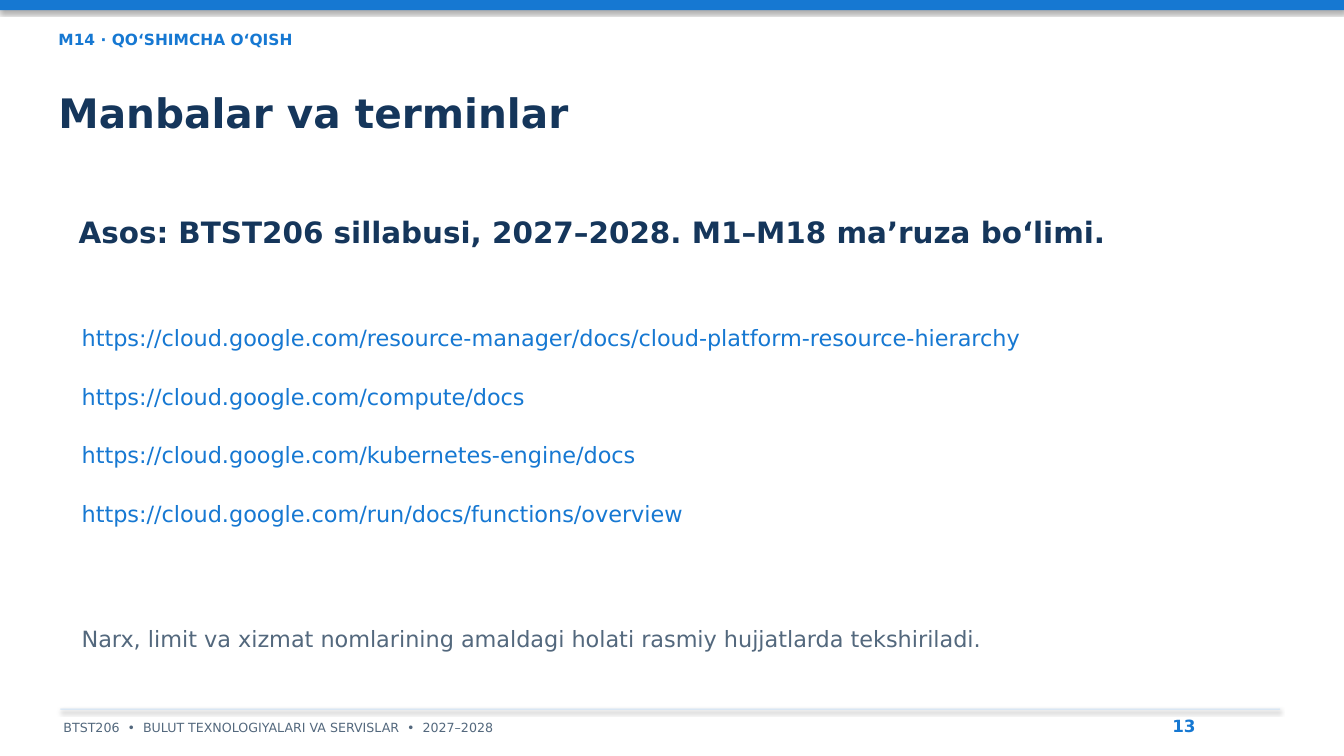
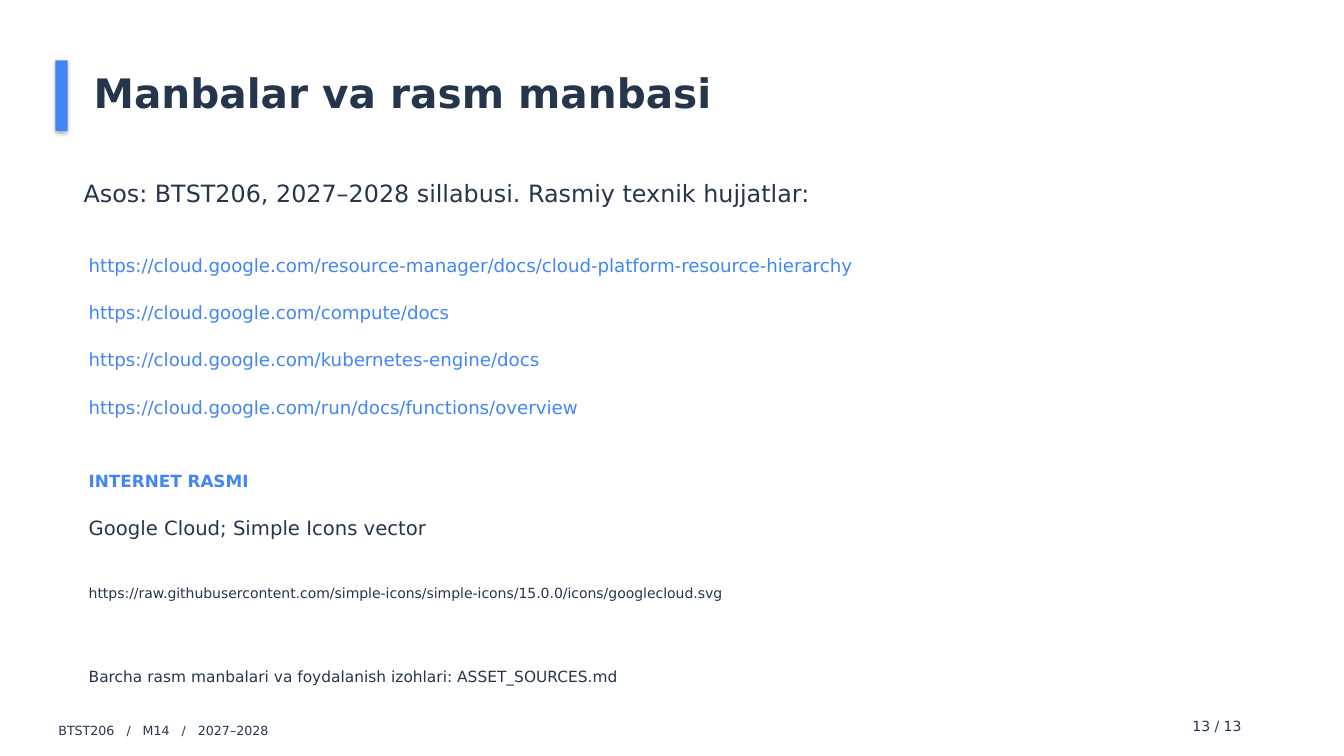
Before and after one commit to all1991here-dot/prezentatsiyalar, a slide deck: slide 13 of PPTX/M14_Prezentatsiya.pptx. Drawn at 1344x756 pixels with LibreOffice and Linux fonts; fonts in the diff are those of the drawing. Boxes give left, top, right and bottom in pixels: in the first picture for what was removed or moved away, otherwise in the second. Text is boxed around its words. In the diff, an @@ line names an element or a change of style, - is before the commit and + after.

Commit message:
Redesign 18 lecture decks with distinct styles and sourced online images

```diff
--- a/PPTX/M14_Prezentatsiya.pptx
+++ b/PPTX/M14_Prezentatsiya.pptx
@@ rectangle removed at bbox=[0, 0, 1344, 10] @@
@@ text removed at bbox=[58, 33, 293, 48] @@
-M14 · QO‘SHIMCHA O‘QISH
@@ rectangle added at bbox=[55, 60, 68, 131], fill #4285F4 @@
@@ text at bbox=[94, 77, 711, 109]: text changed; text colour #15365B to #25364C @@
-Manbalar va terminlar
+Manbalar va rasm manbasi
@@ text at bbox=[84, 184, 809, 207]: text changed; size 21 to 17 pt; text colour #15365B to #25364C; bold off @@
-Asos: BTST206 sillabusi, 2027–2028. M1–M18 ma’ruza bo‘limi.
+Asos: BTST206, 2027–2028 sillabusi. Rasmiy texnik hujjatlar:
@@ text "https://cloud.google.com/resource-manager/docs/cloud-platfor ...": place and size @@
-text "https://cloud.google.com/resource-manager/docs/cloud-platfor ..." at bbox=[82, 329, 1020, 351]
+text "https://cloud.google.com/resource-manager/docs/cloud-platfor ..." at bbox=[89, 258, 852, 276]
@@ text "https://cloud.google.com/compute/docs": place and size @@
-text "https://cloud.google.com/compute/docs" at bbox=[82, 388, 525, 410]
+text "https://cloud.google.com/compute/docs" at bbox=[89, 305, 449, 323]
@@ text "https://cloud.google.com/kubernetes-engine/docs": place and size @@
-text "https://cloud.google.com/kubernetes-engine/docs" at bbox=[82, 446, 636, 468]
+text "https://cloud.google.com/kubernetes-engine/docs" at bbox=[89, 352, 540, 370]
@@ size 16 to 13 pt, text colour #1678D2 to #4285F4; less space between paragraphs in 4 elements at bbox=[89, 258, 852, 276], bbox=[89, 305, 449, 323], bbox=[89, 352, 540, 370], bbox=[89, 400, 578, 418] @@
@@ text "https://cloud.google.com/run/docs/functions/overview": place and size @@
-text "https://cloud.google.com/run/docs/functions/overview" at bbox=[82, 505, 683, 527]
+text "https://cloud.google.com/run/docs/functions/overview" at bbox=[89, 400, 578, 418]
@@ text added at bbox=[89, 474, 249, 488], 12 pt, text #4285F4, bold @@
+INTERNET RASMI
@@ text added at bbox=[89, 520, 426, 539], 14 pt, text #25364C @@
+Google Cloud; Simple Icons vector
@@ text added at bbox=[89, 587, 723, 601], 10 pt, text #25364C @@
+https://raw.githubusercontent.com/simple-icons/simple-icons/15.0.0/icons/googlecloud.svg
@@ text removed at bbox=[82, 630, 981, 652] @@
-Narx, limit va xizmat nomlarining amaldagi holati rasmiy hujjatlarda tekshiriladi.
@@ text added at bbox=[89, 670, 617, 686], 11 pt, text #25364C @@
+Barcha rasm manbalari va foydalanish izohlari: ASSET_SOURCES.md
@@ rectangle removed at bbox=[60, 709, 1280, 710] @@
@@ text at bbox=[58, 725, 268, 735]: text changed; text colour #53687D to #25364C @@
-BTST206 • BULUT TEXNOLOGIYALARI VA SERVISLAR • 2027–2028
+BTST206 / M14 / 2027–2028
@@ text at bbox=[1192, 720, 1242, 731]: text changed; size 12 to 10 pt; text colour #1678D2 to #25364C; bold off @@
-13
+13 / 13
```
Also in this commit, not shown: 9 other slides changed, 3 slides added, 3 slides removed, 22 other files.
